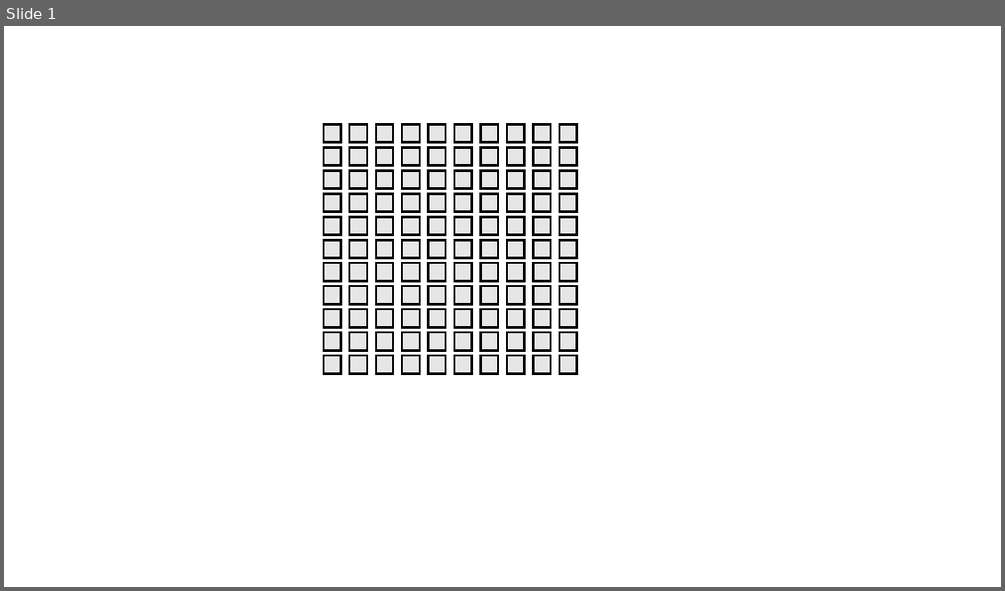
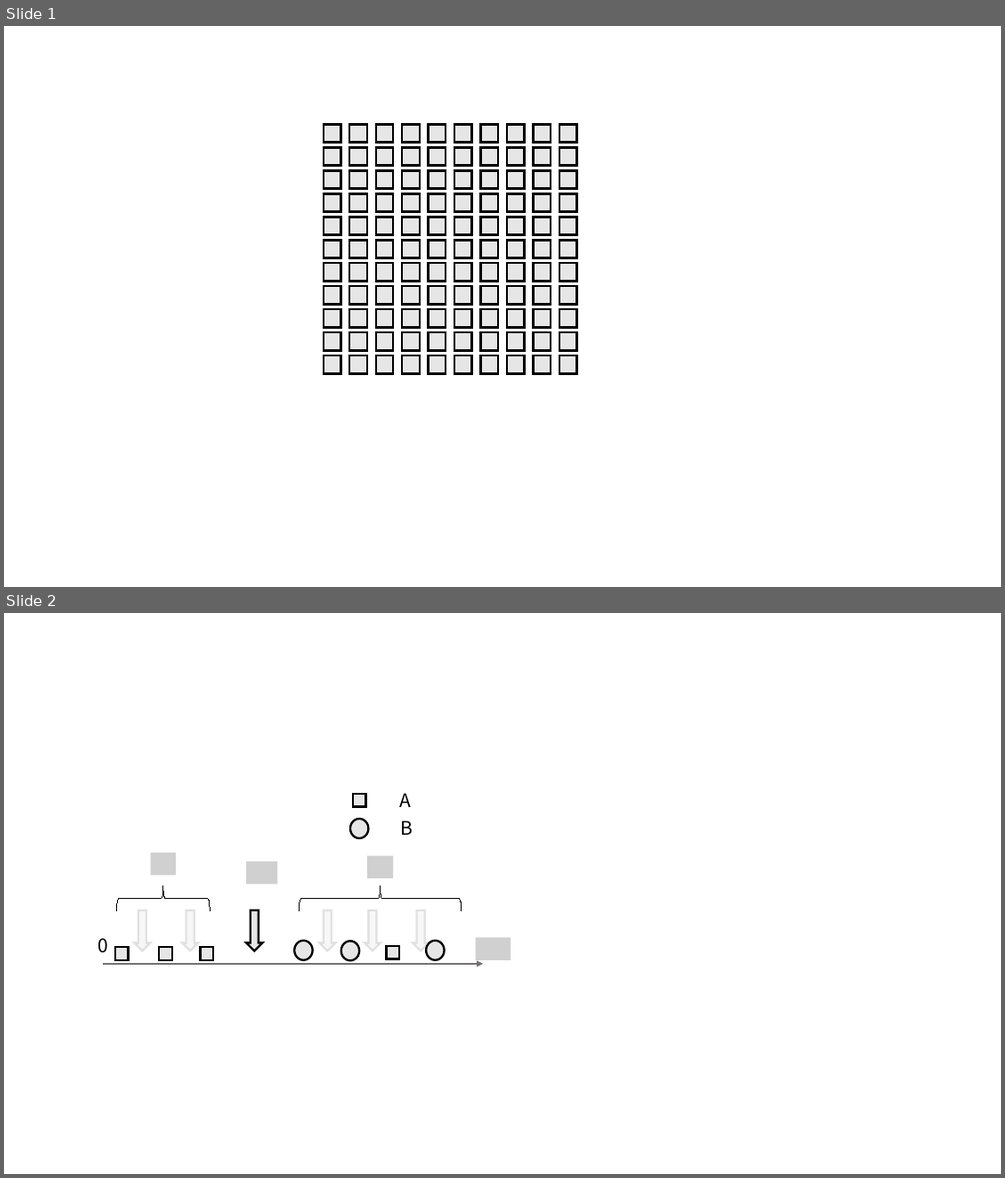
Before and after one commit to jiangyy5318/mythesis, a slide deck: thuthesis图.pptx. Shown one above the other, each under a label of ours: slide 1 before the commit, slides 1 and 2 after it. The pictures are 1005x591 and 1005x1178 pixels, drawn with LibreOffice and Linux fonts; fonts in the diff are those of the drawing; grey boxes stand for pictures. Boxes give left, top, right and bottom in pixels: in the first picture for what was removed or moved away, otherwise in the second. Text is boxed around its words. In the diff, an @@ line names an element or a change of style, - is before the commit and + after.

```diff
--- a/thuthesis图.pptx
+++ b/thuthesis图.pptx
@@ slide 2 added at (x1=4, y1=613, x2=1001, y2=1174), background #FFFFFF @@
@@ rectangle added at (x1=353, y1=793, x2=366, y2=806), fill #E7E6E6, outline #000000 2 pt @@
@@ text added at (x1=400, y1=793, x2=412, y2=807), 18 pt, text #000000 @@
+A
@@ ellipse added at (x1=350, y1=819, x2=368, y2=838), fill #E7E6E6, outline #000000 2 pt @@
@@ text added at (x1=400, y1=820, x2=413, y2=835), 18 pt, text #000000 @@
+B
@@ picture added at (x1=151, y1=852, x2=176, y2=875) @@
@@ picture added at (x1=246, y1=861, x2=278, y2=884) @@
@@ picture added at (x1=367, y1=855, x2=394, y2=877) @@
@@ left brace added at (x1=116, y1=886, x2=210, y2=910), outline #000000 0.75 pt @@
@@ left brace added at (x1=299, y1=886, x2=461, y2=910), outline #000000 0.75 pt @@
@@ right arrow added at (x1=135, y1=910, x2=151, y2=951), fill #E7E6E6 at 30% opacity, outline #000000 2 pt @@
@@ right arrow added at (x1=182, y1=910, x2=199, y2=951), fill #E7E6E6 at 30% opacity, outline #000000 2 pt @@
@@ right arrow added at (x1=247, y1=910, x2=263, y2=951), fill #E7E6E6, outline #000000 2 pt @@
@@ right arrow added at (x1=319, y1=910, x2=336, y2=951), fill #E7E6E6 at 30% opacity, outline #000000 2 pt @@
@@ right arrow added at (x1=364, y1=910, x2=381, y2=951), fill #E7E6E6 at 30% opacity, outline #000000 2 pt @@
@@ right arrow added at (x1=413, y1=910, x2=429, y2=951), fill #E7E6E6 at 30% opacity, outline #000000 2 pt @@
@@ text added at (x1=97, y1=938, x2=108, y2=953), 18 pt, text #000000 @@
+0
@@ rectangle added at (x1=115, y1=948, x2=128, y2=960), fill #E7E6E6, outline #000000 2 pt @@
@@ rectangle added at (x1=159, y1=948, x2=171, y2=960), fill #E7E6E6, outline #000000 2 pt @@
@@ rectangle added at (x1=200, y1=948, x2=212, y2=960), fill #E7E6E6, outline #000000 2 pt @@
@@ ellipse added at (x1=294, y1=941, x2=312, y2=960), fill #E7E6E6, outline #000000 2 pt @@
@@ ellipse added at (x1=341, y1=941, x2=359, y2=960), fill #E7E6E6, outline #000000 2 pt @@
@@ rectangle added at (x1=386, y1=946, x2=399, y2=958), fill #E7E6E6, outline #000000 2 pt @@
@@ ellipse added at (x1=426, y1=941, x2=444, y2=960), fill #E7E6E6, outline #000000 2 pt @@
@@ picture added at (x1=475, y1=938, x2=510, y2=960) @@
@@ arrow added from (103, 964) to (484, 964), #767171 2 pt @@
```
Also in this commit, not shown: 25 other slides added, 41 other files.
